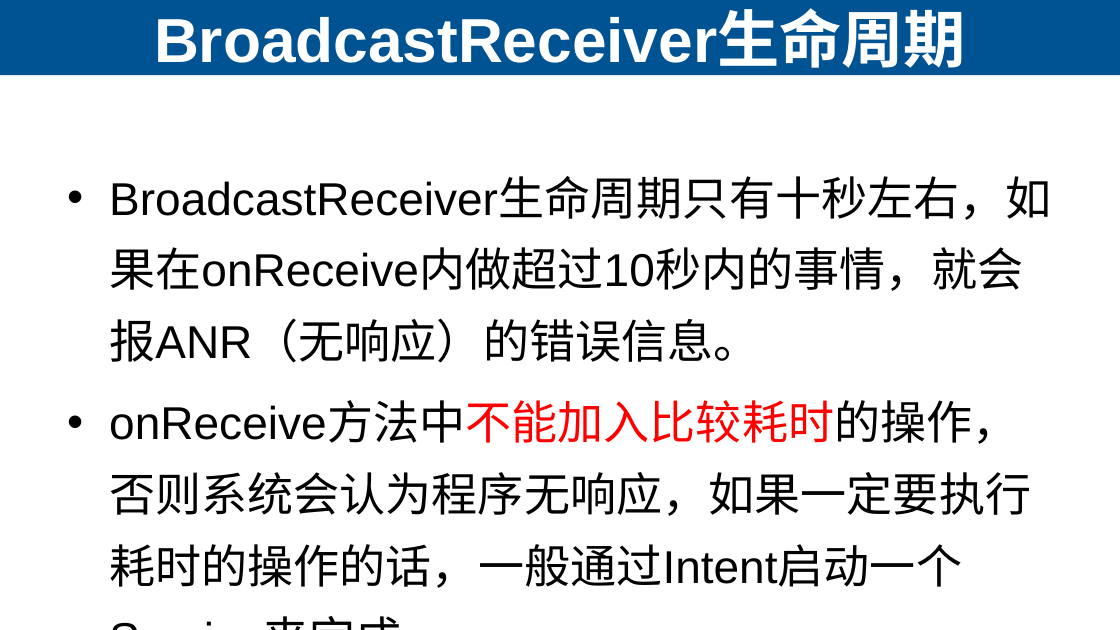
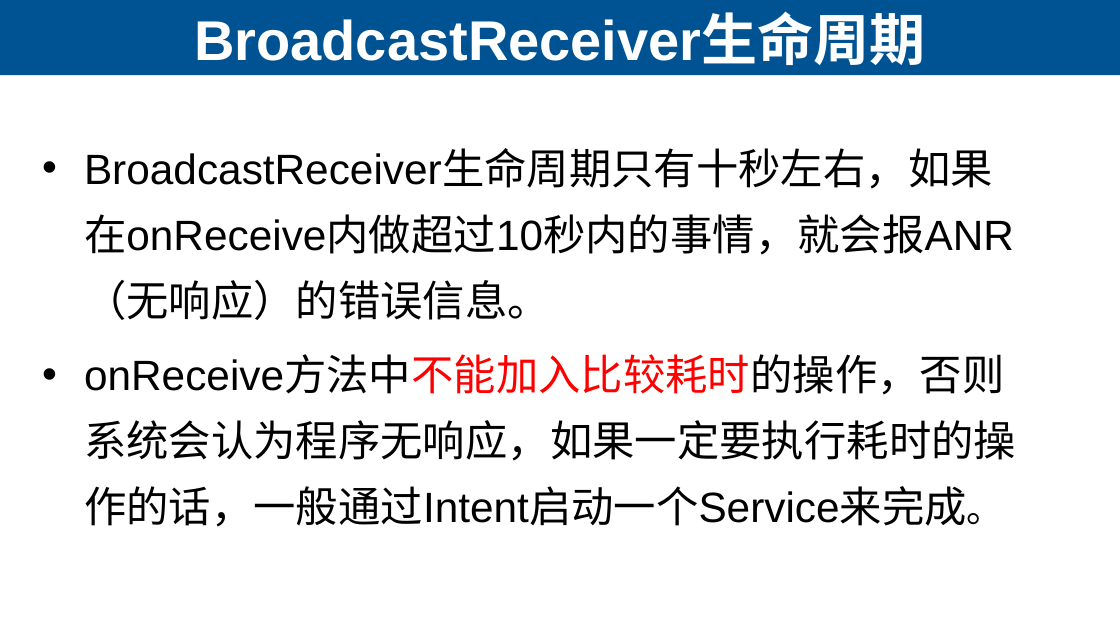
Before and after one commit to lihuanzhen2016/app-test-2019, a slide deck: slide 39 of ppt/07 Android App的开发-四大组件.pptx (slide 24 before the commit). Drawn at 1120x630 pixels with LibreOffice and Linux fonts; fonts in the diff are those of the drawing. Boxes give left, top, right and bottom in pixels: in the first picture for what was removed or moved away, otherwise in the second. Text is boxed around its words. In the diff, an @@ line names an element or a change of style, - is before the commit and + after.

```diff
--- a/ppt/07 Android App的开发-四大组件.pptx
+++ b/ppt/07 Android App的开发-四大组件.pptx
@@ title "BroadcastReceiver生命周期" at <box>194,15,925,65</box>: size 40 to 36 pt @@
@@ text "BroadcastReceiver生命周期只有十秒左右，如果在onReceive内做超过10秒内的事情，就会报ANR（无 ...": place and size @@
-text "BroadcastReceiver生命周期只有十秒左右，如果在onReceive内做超过10秒内的事情，就会报ANR（无 ..." at <box>109,179,1052,588</box>
+text "BroadcastReceiver生命周期只有十秒左右，如果在onReceive内做超过10秒内的事情，就会报ANR（无 ..." at <box>84,150,1016,527</box>
@@ text "BroadcastReceiver生命周期只有十秒左右，如果在onReceive内做超过10秒内的事情，就会报ANR（无 ..." at <box>84,150,1016,527</box>: size 29.6 to 27.2 pt; size 25.9 to 23.8 pt in "onReceive方法中不能加入比较耗时的操作，否则系统会认为程序无响应，如果一定要执行耗时的操作的话，一般通过Inte ..." @@
```
Also in this commit, not shown: 18 other slides changed, 26 slides added, 7 slides removed, 1 other file.
